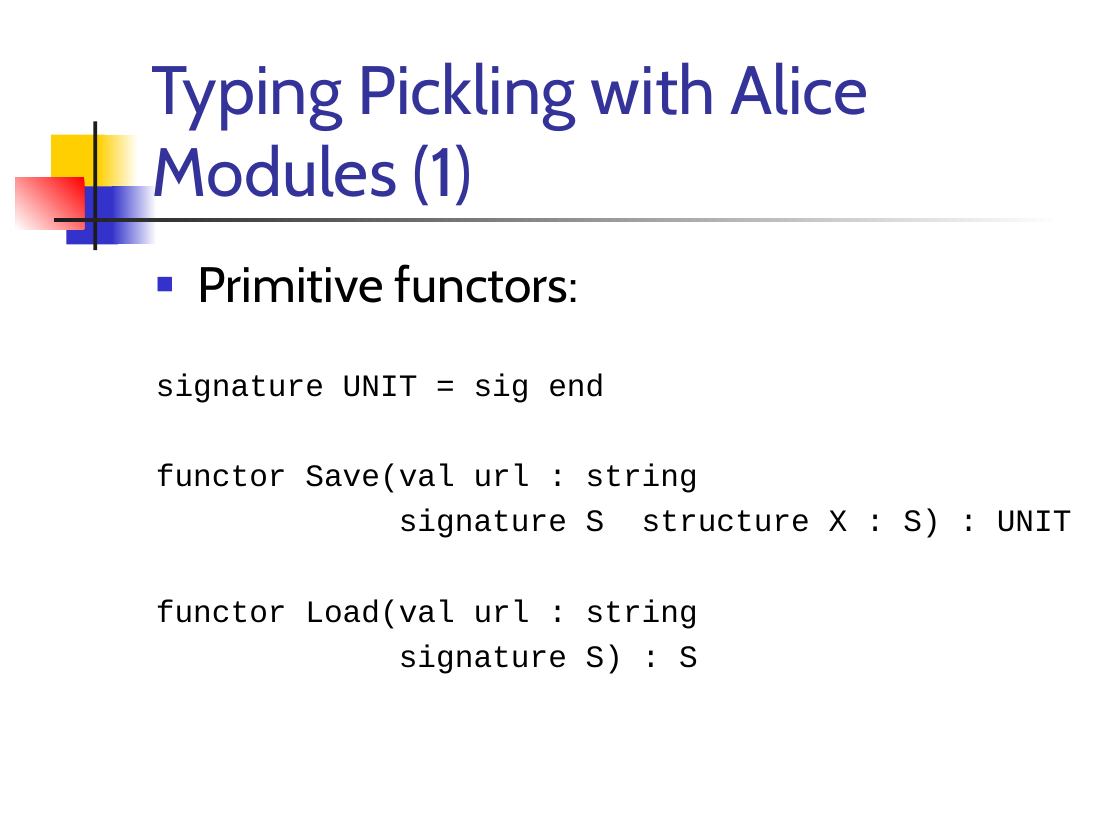
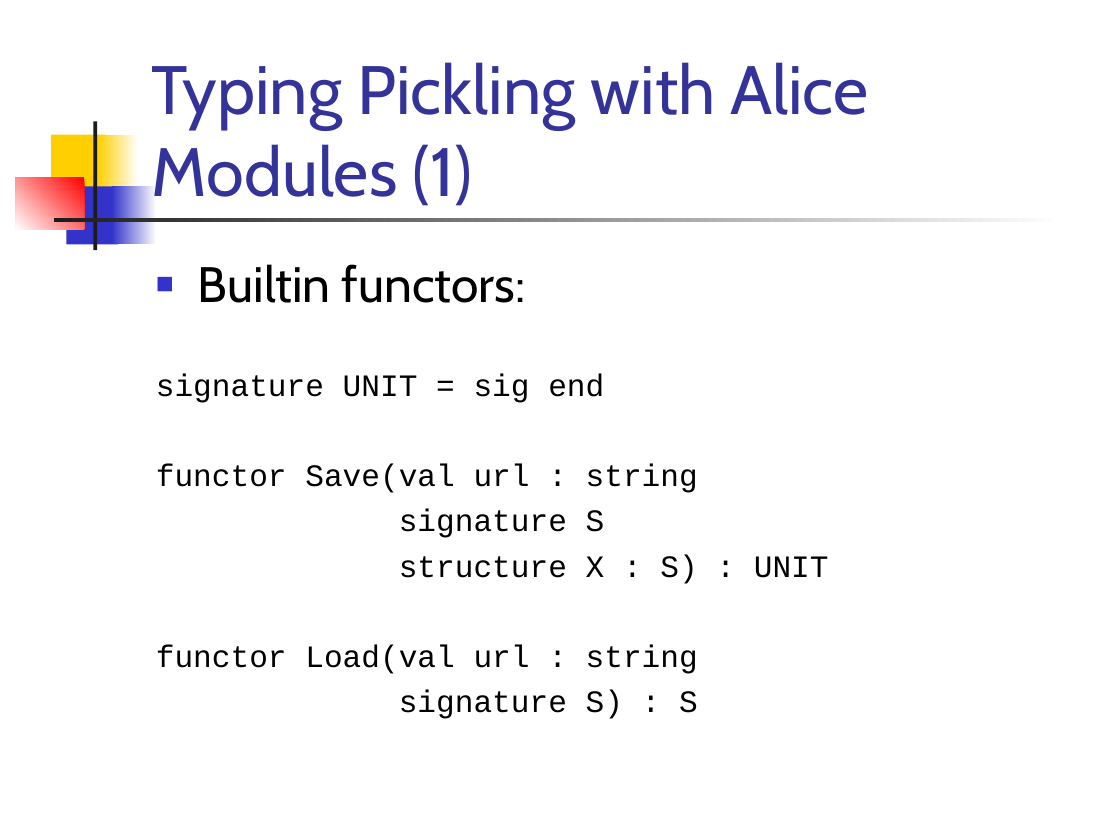
Before and after one commit to doublec/aliceml-abandoned, a slide deck: slide 11 of doc/presentations/TypesInAlice.ppt (slide 14 before the commit). Drawn at 1120x840 pixels with LibreOffice and Linux fonts; fonts in the diff are those of the drawing. Boxes give left, top, right and bottom in pixels: in the first picture for what was removed or moved away, otherwise in the second. Text is boxed around its words. In the diff, an @@ line names an element or a change of style, - is before the commit and + after.

```diff
--- a/doc/presentations/TypesInAlice.ppt
+++ b/doc/presentations/TypesInAlice.ppt
@@ text at (198,264,526,303): text changed @@
-■ Primitive functors:
+■ Builtin functors:
@@ text at (399,509,829,584): text changed @@
-signature S structure X : S) : UNIT
+signature S
+structure X : S) : UNIT
```
Also in this commit, not shown: 11 other slides changed.
